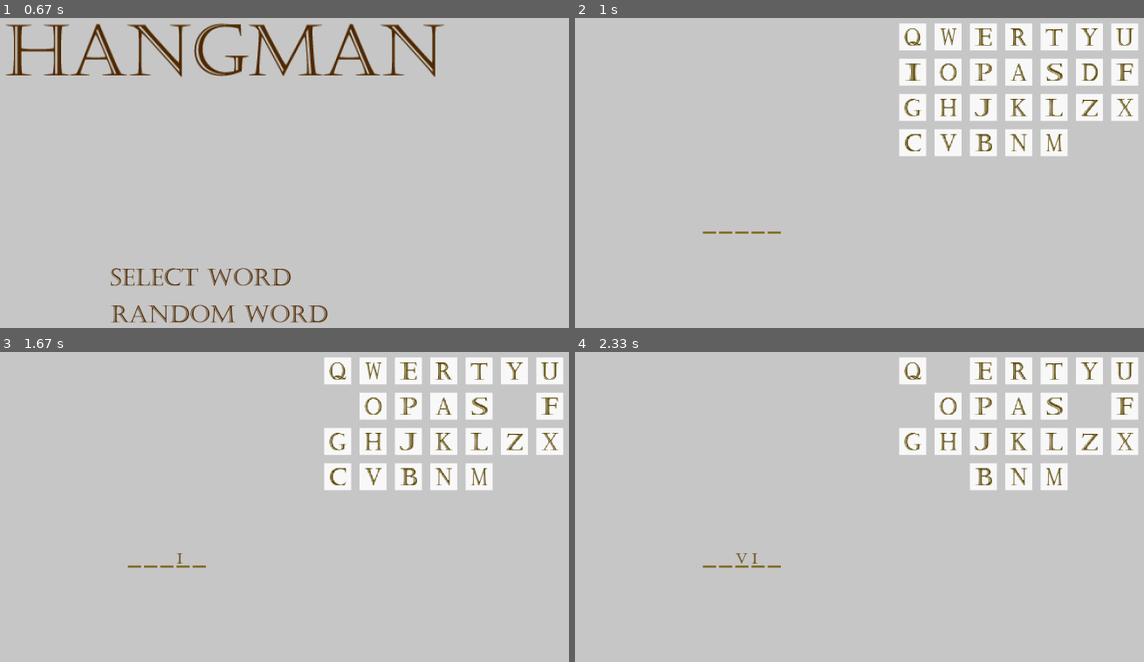
Above: before the commit, frames 1-4 (two rows, left to right).
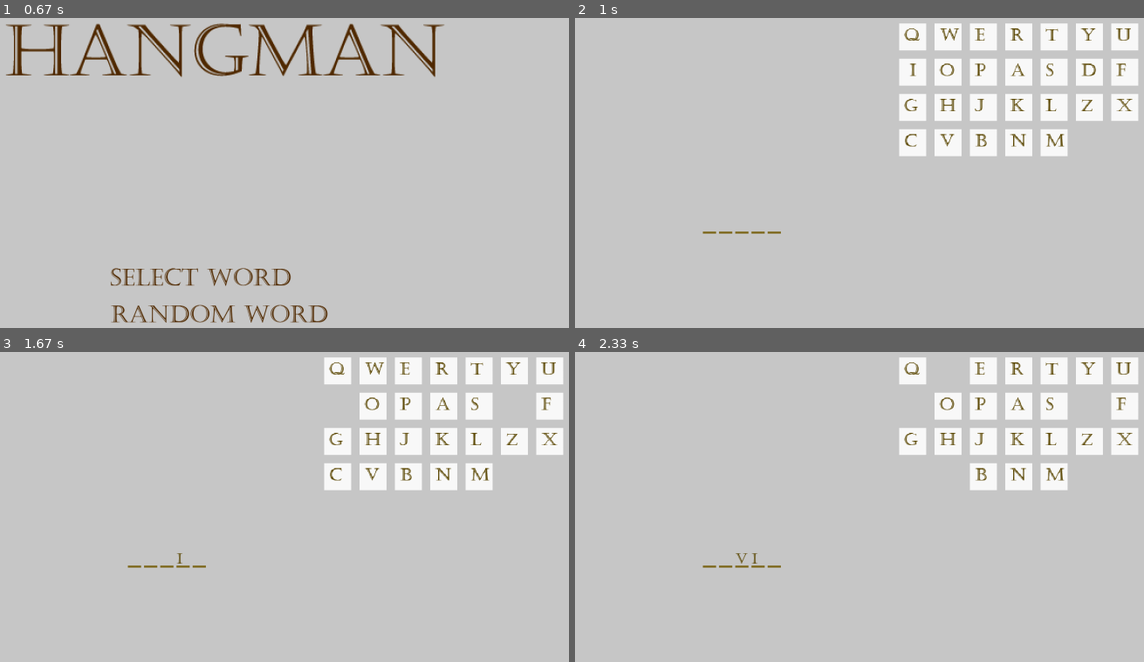
Above: after the commit, the same moments.

Repository: OM3G424747/Pygame_Hangman
Game: pygame game, started from Hangman_Game.py
The game is run twice, just before and just after one commit, with the same random seed, the same clock (stepped at 60 frames per second) and the same inputs.
Inputs (mouse positions are in pixels of both pictures, inside the frame that each line leads up to):
- Up to frame 1 (0.67 s): click (210, 312) at 0.38 s
- Up to frame 2 (1 s): click (791, 312) at 0.72 s
- Up to frame 3 (1.67 s): tap I at 1 s; hold D from 1.33 s (still down); move the mouse to (39, 507) at 1.37 s; tap Y at 1.48 s
- Up to frame 4 (2.33 s): release D at 1.8 s; tap V at 1.83 s; hold W from 2.17 s (still down); move the mouse to (outside the picture) at 2.2 s; tap C at 2.32 s

Frame 1 is identical in both runs. In frame 2, 2.1% of the frame differs, in the area x 57-99%, y 3-43%; in frame 3, 1.9%; in frame 4, 1.7%.

Commit message:
Update Hangman_Game.py
Added dictionary for text width.

Dictionary used in "For Loops"

Diff:
--- a/Hangman_Game.py
+++ b/Hangman_Game.py
@@ -23,6 +23,7 @@
 Blue_Colour = (0,0,255)
 Grey_Colour = (100,100,100)
 LightGrey_Colour = (200,200,200)
+textWidth =  {"A": 26, "B": 20, "C": 22, "D": 26, "E": 17, "F": 17, "G": 24, "H": 28, "I": 13, "J": 16, "K": 25, "L": 19, "M": 33, "N": 28, "O": 25, "P": 19, "Q": 27, "R": 24, "S": 14, "T": 22, "U": 25, "V": 25, "W": 34, "X": 28, "Y": 25, "Z": 20}
 Clock = pygame.time.Clock()
 Alphabet = ["A", "B", "C", "D", "E", "F", "G", "H", "I", "J", "K", "L", "M", "N", "O", "P", "Q", "R", "S", "T", "U", "V", "W", "X", "Y", "Z"]
 Word_List = ["Apple", "Ball" ]
@@ -71,7 +72,7 @@
                 self.buttonY_posList.append(self.topRowY_pos)
                 if Letter.capitalize() not in self.guessedLetters:
                     pygame.draw.rect(Game_Screen, (250,250,250), [self.buttonX_posList[self.buttonCount],self.topRowY_pos,self.buttonWidth,self.buttonHeight]) #sets surface, colour and X-pos,Y-pos+size for the rectangle to be drawn
-                    self.Game_Screen.blit(pygame.transform.scale(pygame.image.load("assets/"+Letter.capitalize()+".png"), (self.buttonWidth -20, self.buttonHeight - 20)),(self.buttonX_posList[self.buttonCount] + 10,self.topRowY_pos + 10))
+                    self.Game_Screen.blit(pygame.transform.scale(pygame.image.load("assets/"+Letter.capitalize()+".png"), (int(textWidth[Letter.capitalize()] *1.2), int(21*1.2))),(self.buttonX_posList[self.buttonCount] + 10,self.topRowY_pos + 10))
                 self.buttonCount = self.buttonCount + 1
                 self.rowButtonCounter = self.rowButtonCounter + 1
 
@@ -83,7 +84,12 @@
                 self.buttonY_posList.append(self.topRowY_pos)
                 if Letter.capitalize() not in self.guessedLetters:
                     pygame.draw.rect(Game_Screen, (250,250,250), [self.buttonX_posList[self.buttonCount],self.buttonY_posList[self.buttonCount],self.buttonWidth,self.buttonHeight]) #sets surface, colour and X-pos,Y-pos+size for the rectangle to be drawn
-                    self.Game_Screen.blit(pygame.transform.scale(pygame.image.load("assets/"+Letter.capitalize()+".png"), (self.buttonWidth -20, self.buttonHeight - 20)),(self.buttonX_posList[self.buttonCount] + 10,self.buttonY_posList[self.buttonCount] + 10))
+                    #TODO - Update to center all letters based on their width!
+                    if textWidth[Letter.capitalize()] <= 13: #used to center text of the button based on it's width
+                        letterX_pos = self.buttonX_posList[self.buttonCount] + 20 #adds spacing to the buttons X_pos to center it in the button
+                    elif textWidth[Letter.capitalize()] >= 13:
+                        letterX_pos = self.buttonX_posList[self.buttonCount] + 10
+                    self.Game_Screen.blit(pygame.transform.scale(pygame.image.load("assets/"+Letter.capitalize()+".png"), (int(textWidth[Letter.capitalize()] *1.2), int(21*1.2))),(letterX_pos,self.buttonY_posList[self.buttonCount] + 10))
 
                 self.buttonCount = self.buttonCount + 1
                 self.rowButtonCounter = self.rowButtonCounter + 1
@@ -130,6 +136,7 @@
         twoPlayer = GameObject("assets/Menu/2Player.png", 650,675,241,34)
         selectWord = GameObject("assets/Menu/selectWord.png", 565,600,367,36)
         randomWord = GameObject("assets/Menu/randomWord.png", 565,675,442,36)
+
 
 
         A = GameObject("assets/A.png", 100,100,26,21)
